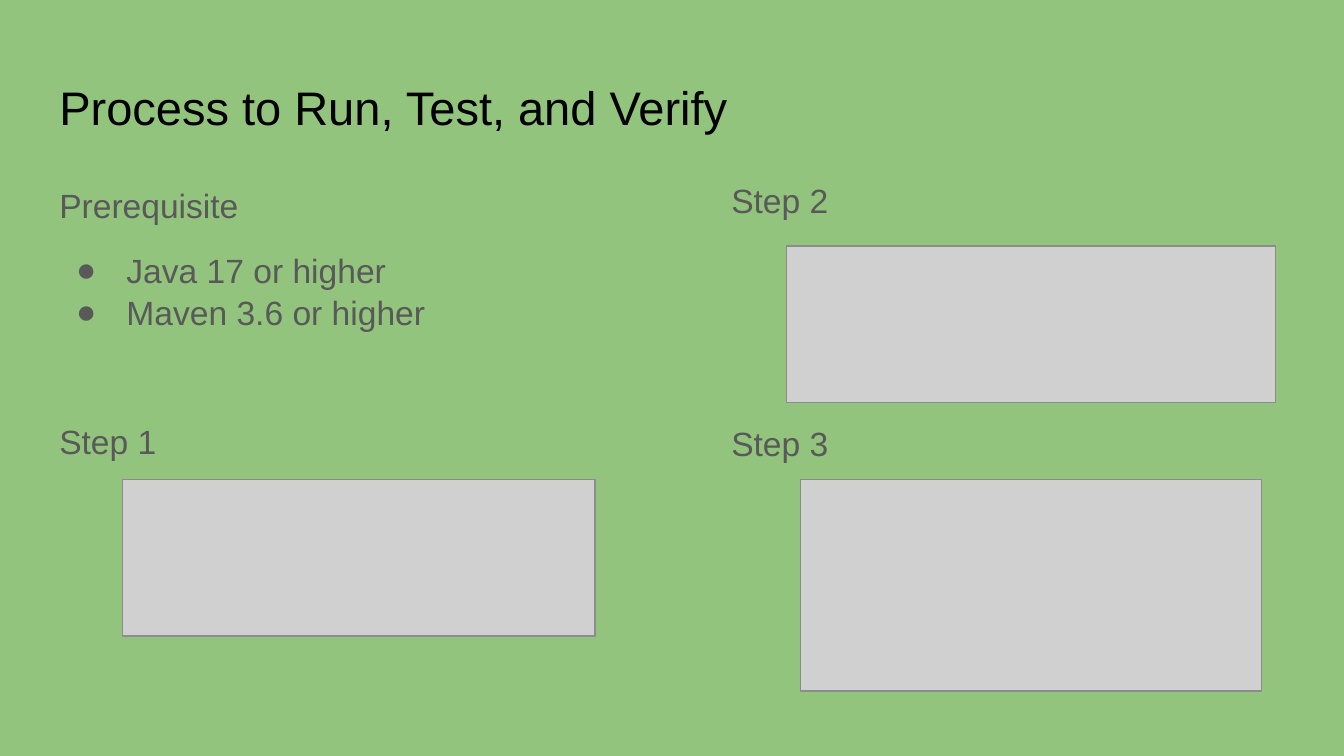
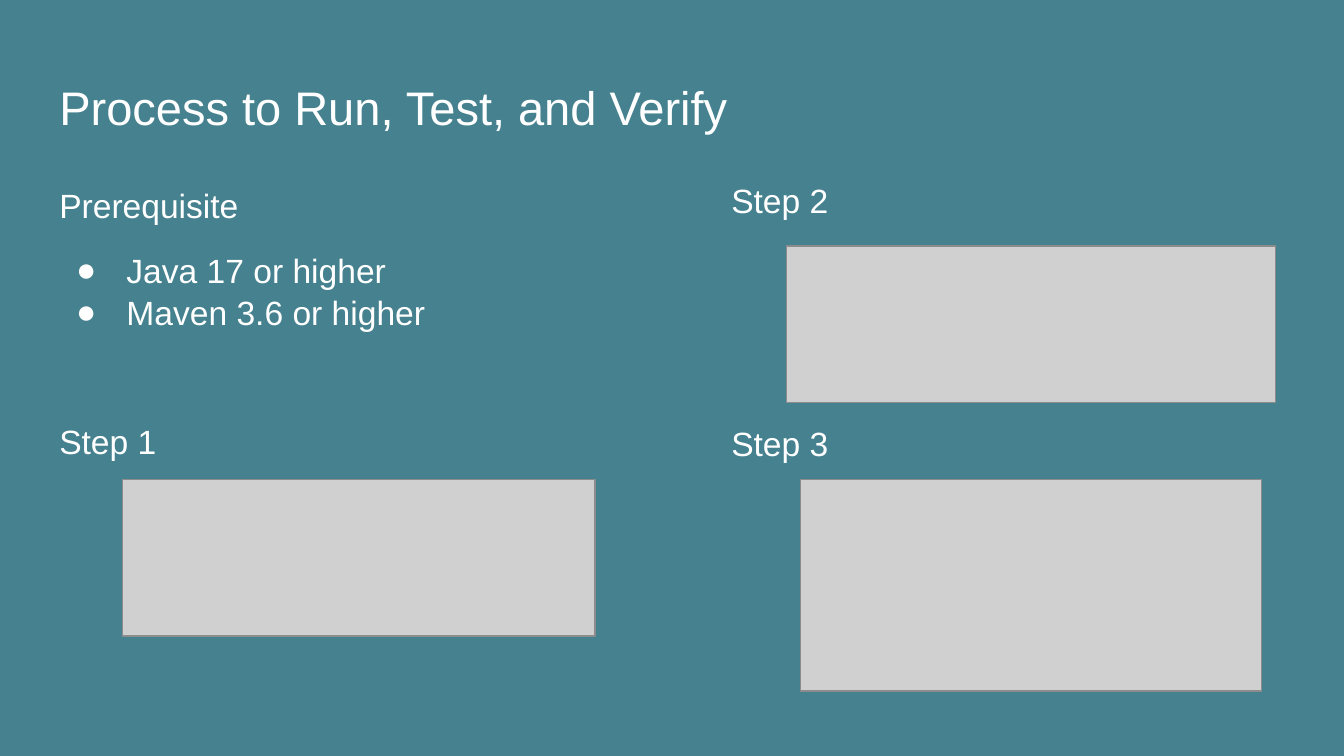
Before and after one commit to jashkad8967/CapgeminiInterviewApp, a slide deck: slide 4 of Capgemini Interview.pptx. Drawn at 1344x756 pixels with LibreOffice and Linux fonts; fonts in the diff are those of the drawing; grey boxes stand for pictures. Boxes give left, top, right and bottom in pixels: in the first picture for what was removed or moved away, otherwise in the second. Text is boxed around its words. In the diff, an @@ line names an element or a change of style, - is before the commit and + after.

```diff
--- a/Capgemini Interview.pptx
+++ b/Capgemini Interview.pptx
@@ background #93C47D to #45818E @@
@@ title "Process to Run, Test, and ..." at <box>59,91,728,134</box>: text colour #000000 to #FFFFFF @@
@@ text "Prerequisite" at <box>59,193,425,460</box>: text colour #595959 to #FFFFFF; bullet colour #595959 to #FFFFFF @@
@@ text "Step 2" at <box>731,189,829,462</box>: text colour #595959 to #FFFFFF @@
```
Also in this commit, not shown: 4 other slides changed, 1 slide added.
